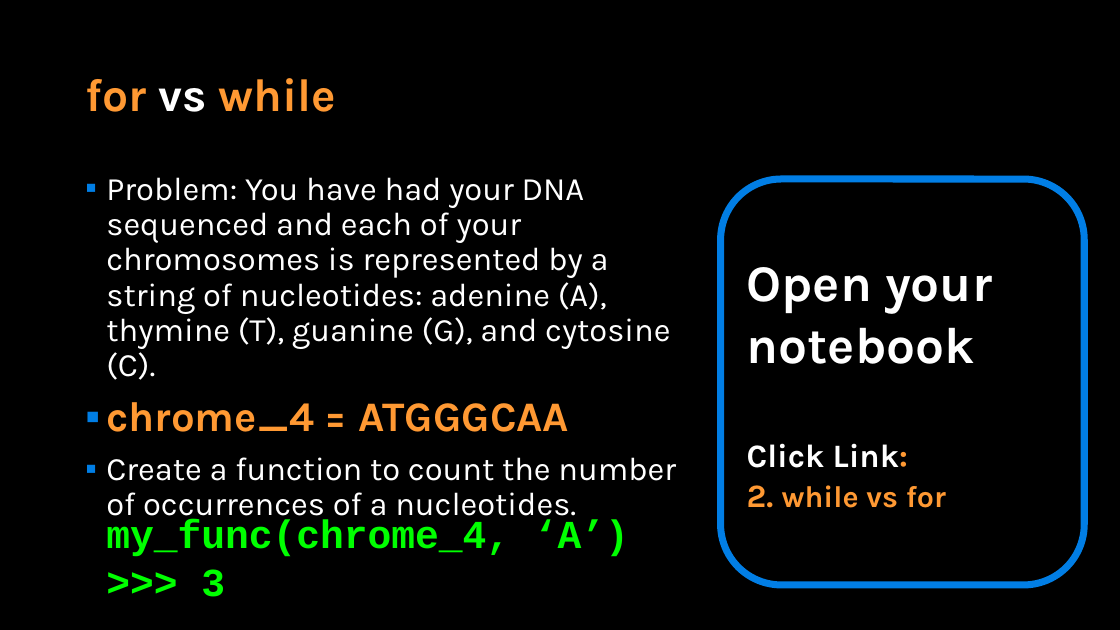
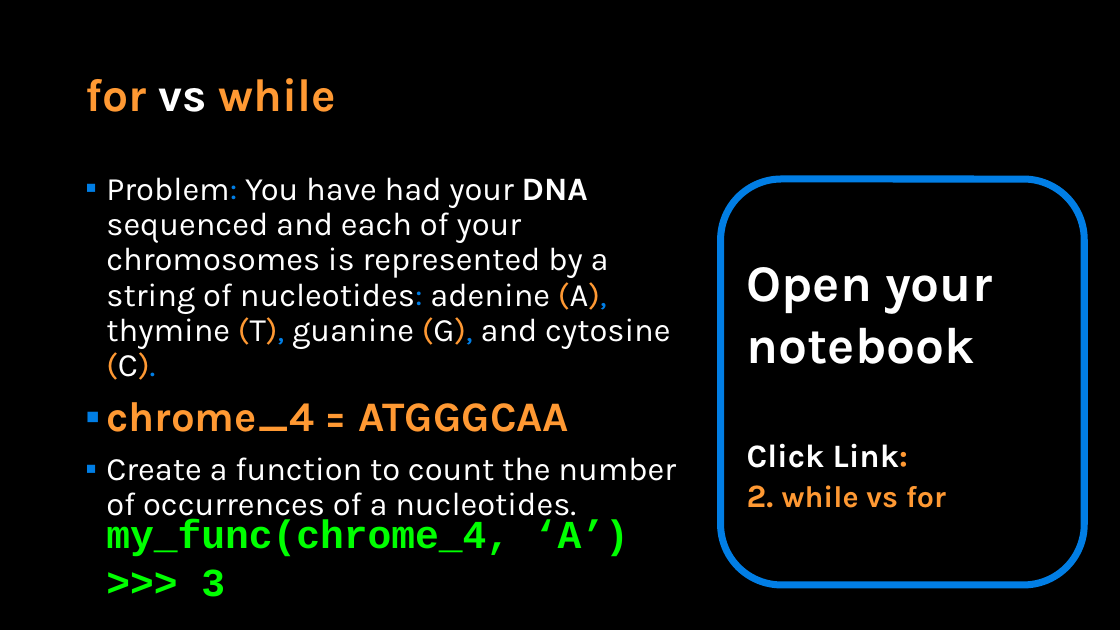
Before and after one commit to APS106/APS106-winter-2022-material, a slide deck: slide 21 of lectures/week6/lecture1/slides/week6_lecture1.pptx. Drawn at 1120x630 pixels with LibreOffice and Linux fonts; fonts in the diff are those of the drawing; background and template pictures are left out. Boxes give left, top, right and bottom in pixels: in the first picture for what was removed or moved away, otherwise in the second. Text is boxed around its words. In the diff, an @@ line names an element or a change of style, - is before the commit and + after.

```diff
--- a/lectures/week6/lecture1/slides/week6_lecture1.pptx
+++ b/lectures/week6/lecture1/slides/week6_lecture1.pptx
@@ text at [106,177,670,380]: text colour #FFFFFF to #017EE5 in "Problem: nucleotides: (A), (T), (G), (C)."; text colour #FFFFFF to #FF9933 in "(A), (T), (G), (C)."; bold on in "DNA" @@
```
Also in this commit, not shown: 5 other slides changed, 6 other files.
